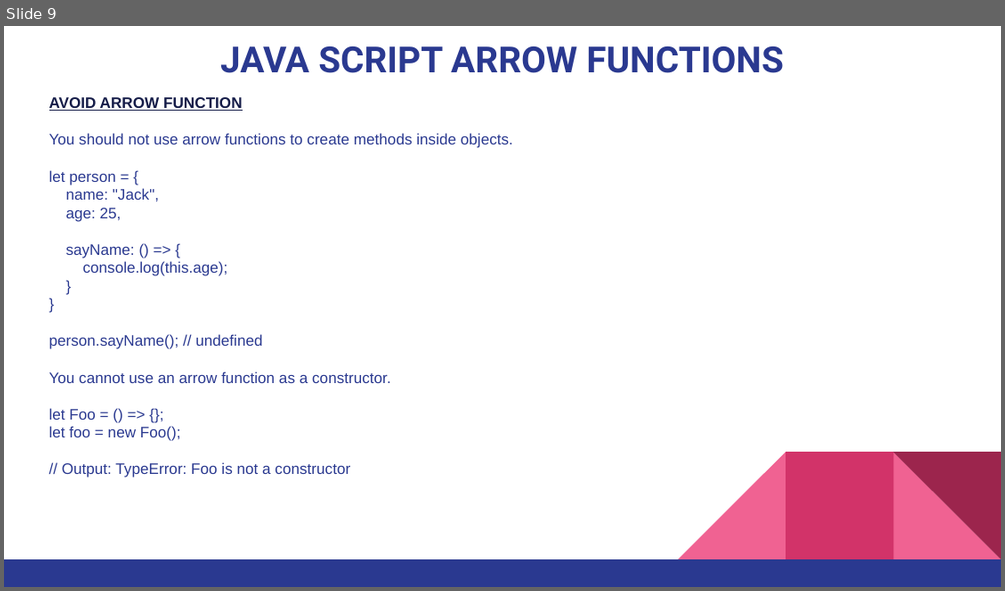
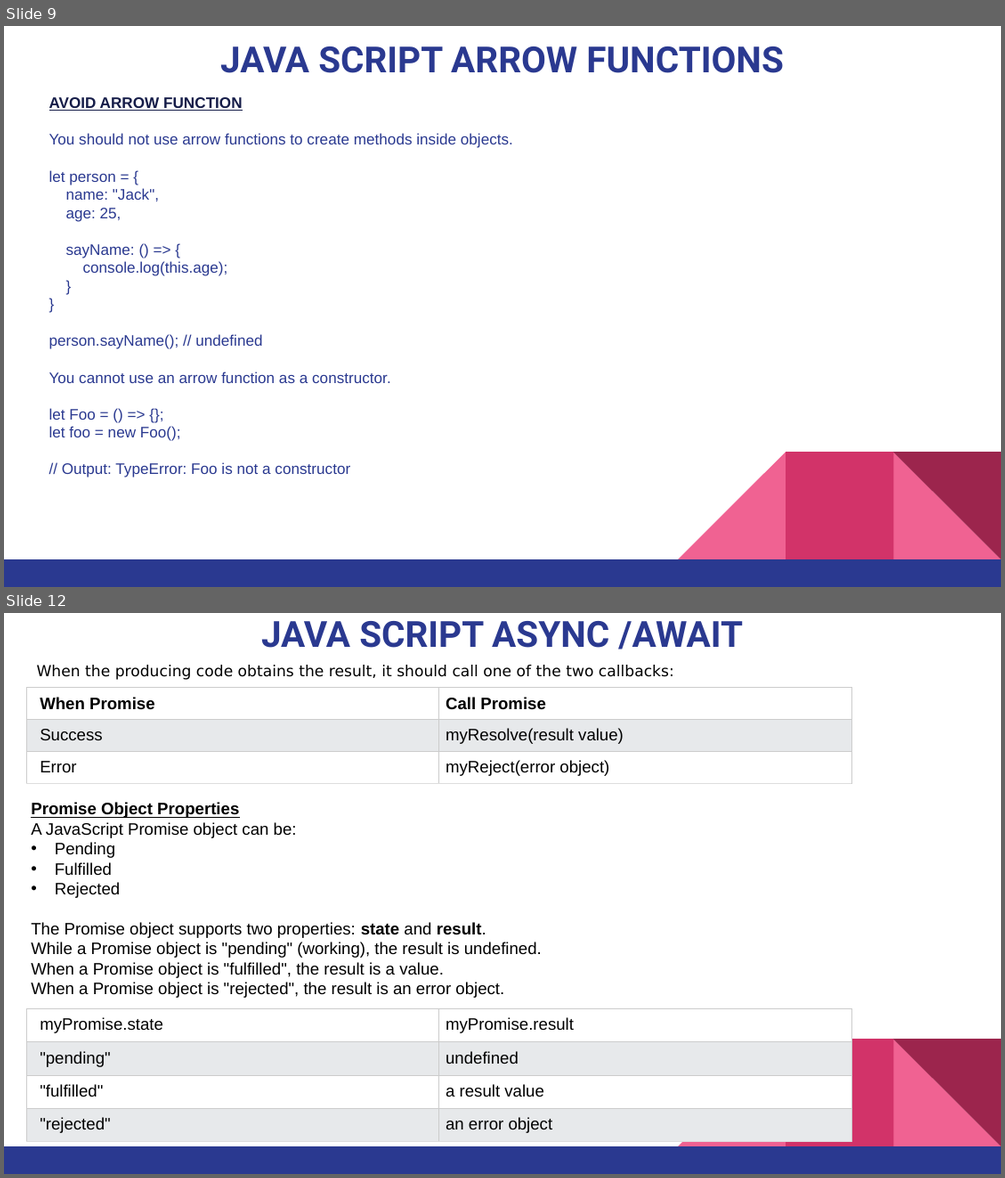
Before and after one commit to pnytrainingrepo/Webdevelopment, a slide deck: JavaScript-Functions.pptx. Shown one above the other, each under a label of ours: slide 9 before the commit, slides 9 and 12 after it; the slides between them are not shown. The pictures are 1005x591 and 1005x1178 pixels, drawn with LibreOffice and Linux fonts; fonts in the diff are those of the drawing. Boxes give left, top, right and bottom in pixels: in the first picture for what was removed or moved away, otherwise in the second. Text is boxed around its words. In the diff, an @@ line names an element or a change of style, - is before the commit and + after.

```diff
--- a/JavaScript-Functions.pptx
+++ b/JavaScript-Functions.pptx
@@ slide 12 added at [4, 613, 1001, 1174], background #FFFFFF; not listed: 5 template elements that a slide beside it also shows @@
@@ title added at [261, 621, 743, 649], 26 pt, text #2A3990, bold @@
+JAVA SCRIPT ASYNC /AWAIT
@@ text added at [37, 665, 674, 680], 11 pt, text #000000 @@
+When the producing code obtains the result, it should call one of the two callbacks:
@@ table added at [27, 688, 852, 787], 3 rows, 2 columns @@
+When Promise | Call Promise
+Success | myResolve(result value)
+Error | myReject(error object)
@@ text added at [31, 802, 542, 997], 12 pt, text #000000 @@
+Promise Object Properties
+A JavaScript Promise object can be:
+• Pending
+• Fulfilled
+• Rejected
+The Promise object supports two properties: state and result.
+While a Promise object is "pending" (working), the result is undefined.
+When a Promise object is "fulfilled", the result is a value.
+When a Promise object is "rejected", the result is an error object.
@@ table added at [27, 1009, 852, 1142], 4 rows, 2 columns @@
+myPromise.state | myPromise.result
+"pending" | undefined
+"fulfilled" | a result value
+"rejected" | an error object
```
Also in this commit, not shown: 1 slide changed, 5 other slides added, 10 other files.
